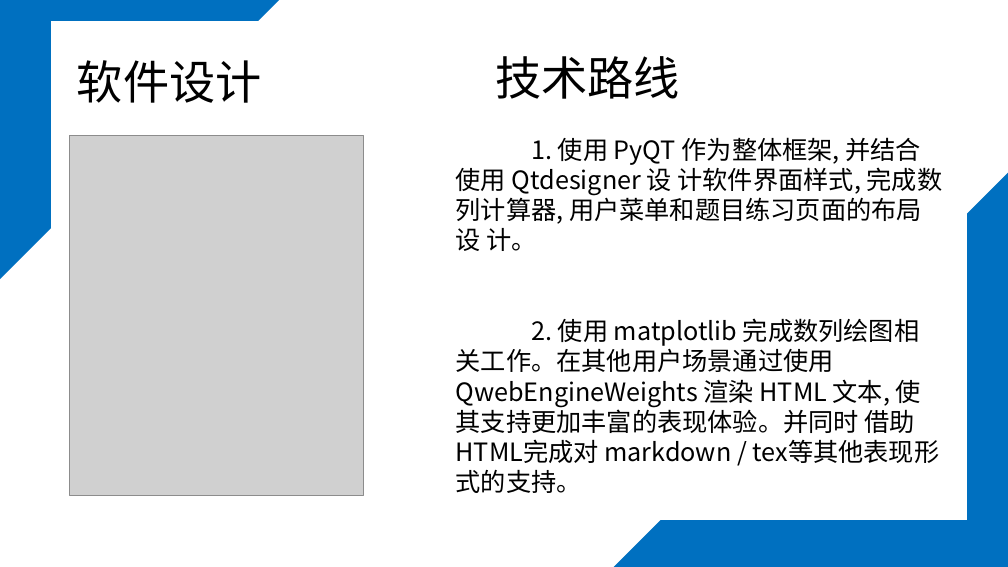
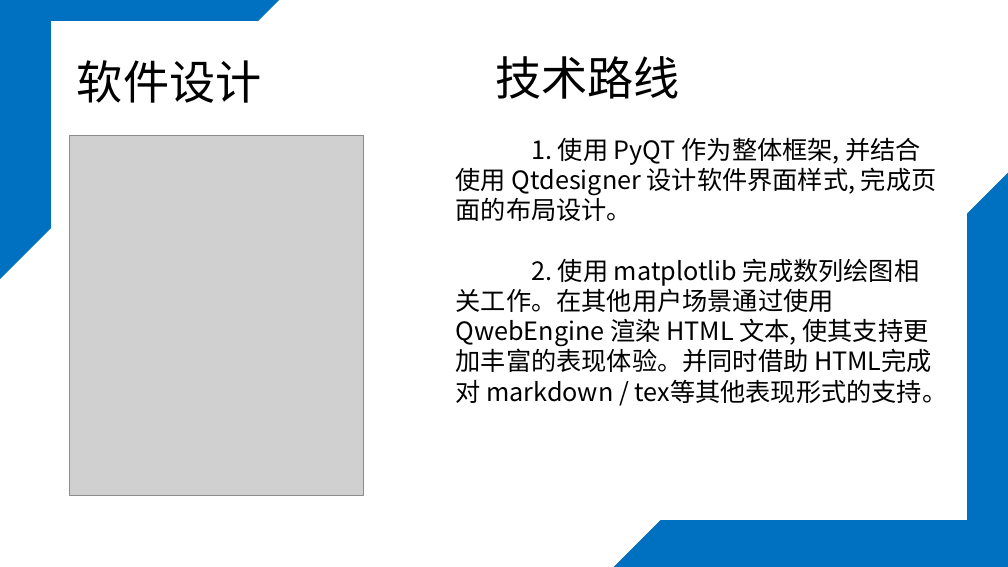
Before and after one commit to zhizhizhiwang/study_project-2024, a slide deck: slide 6 of 课题.pptx (slide 5 before the commit). Drawn at 1008x567 pixels with LibreOffice and Linux fonts; fonts in the diff are those of the drawing; grey boxes stand for pictures. Boxes give left, top, right and bottom in pixels: in the first picture for what was removed or moved away, otherwise in the second. Text is boxed around its words. In the diff, an @@ line names an element or a change of style, - is before the commit and + after.

```diff
--- a/课题.pptx
+++ b/课题.pptx
@@ text at [456,137,948,403]: text changed @@
-1. 使用 PyQT 作为整体框架, 并结合使用 Qtdesigner 设 计软件界面样式, 完成数列计算器, 用户菜单和题目练习页面的布局设 计。
-2. 使用 matplotlib 完成数列绘图相关工作。在其他用户场景通过使用 QwebEngineWeights 渲染 HTML 文本, 使其支持更加丰富的表现体验。并同时 借助 HTML完成对 markdown / tex等其他表现形式的支持。
+1. 使用 PyQT 作为整体框架, 并结合使用 Qtdesigner 设计软件界面样式, 完成页面的布局设计。
+2. 使用 matplotlib 完成数列绘图相关工作。在其他用户场景通过使用 QwebEngine 渲染 HTML 文本, 使其支持更加丰富的表现体验。并同时借助 HTML完成对 markdown / tex等其他表现形式的支持。
```
Also in this commit, not shown: 8 other slides changed, 1 slide added, 3 slides removed.
